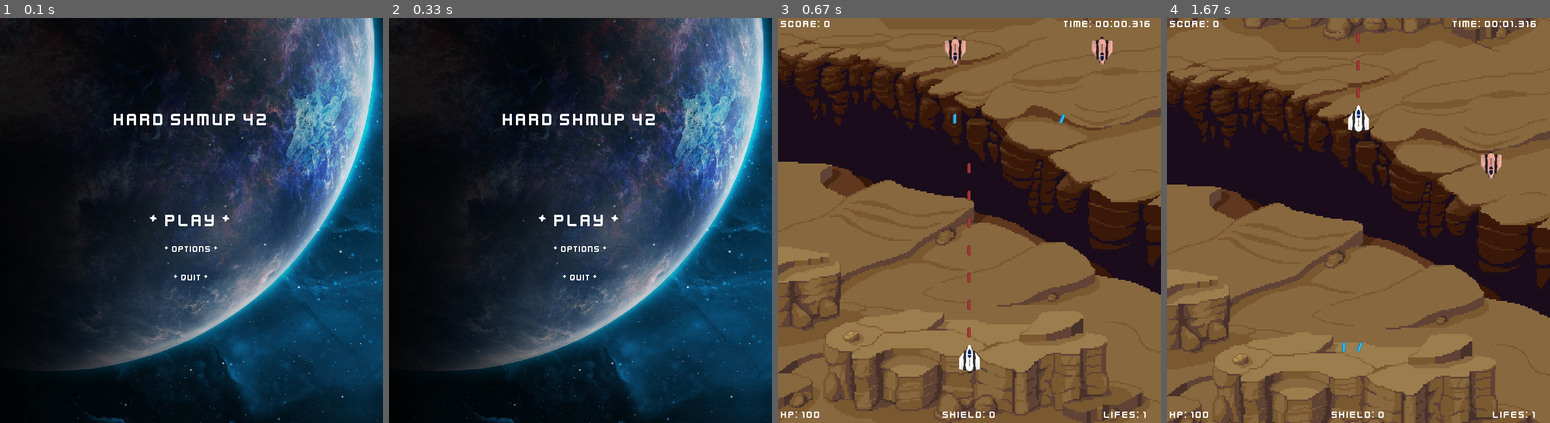
Above: before the commit, frames 1-4 (left to right).
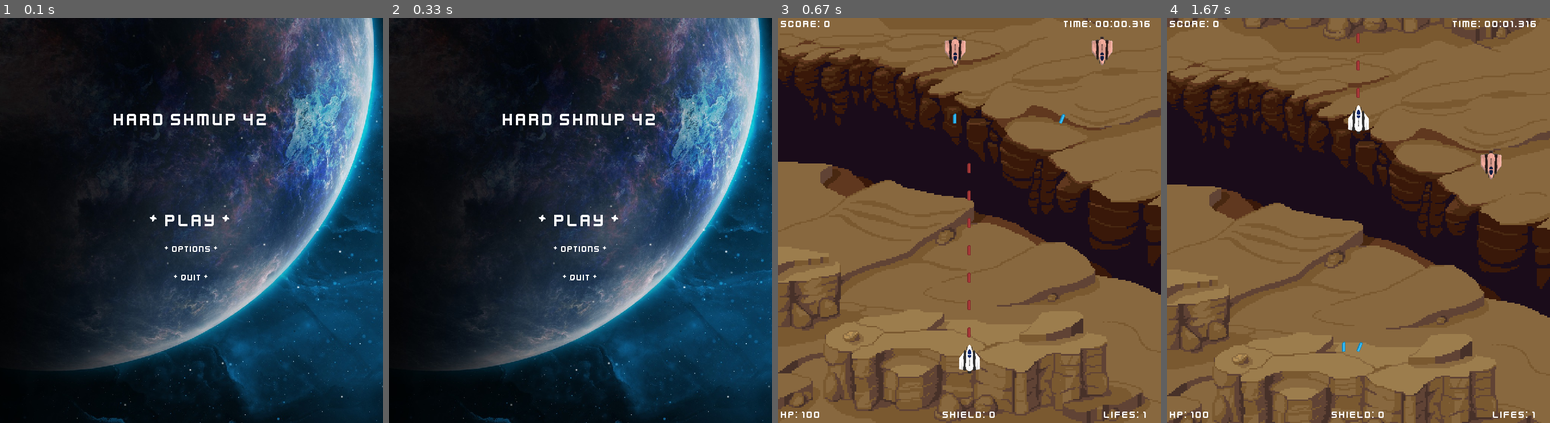
Above: after the commit, the same moments.

Repository: 2ndcouteau/Py_shmup
Game: pygame game, started from srcs/main.py
The game is run twice, just before and just after one commit, with the same random seed, the same clock (stepped at 60 frames per second) and the same inputs.
Inputs:
- Up to frame 1 (0.1 s): no input
- Up to frame 2 (0.33 s): no input
- Up to frame 3 (0.67 s): tap Enter at 0.33 s
- Up to frame 4 (1.67 s): hold Up 0.67-1.13 s; tap Backspace at 1.17 s; tap Enter at 1.5 s

The runs differ from the first frame. In frame 1, 2.3% of the frame differs, in the area x 14-100%, y 0-100%; in frame 2, 9.4%, in the area x 15-100%, y 0-100%; in frame 3, nothing differs; in frame 4, nothing differs.

Commit message:
[UPDATE] Clean Background Class and adapt it as other entities classes [ADD] Main menu Background move()

Diff:
--- a/srcs/class_Background.py
+++ b/srcs/class_Background.py
@@ -5,6 +5,8 @@
 
 from class_Entities	import Entities
 from constants		import (X_WINDOW, Y_WINDOW,
+							DOWN, RIGHT, LEFT,
+							BACKGROUND_DELAY,
 							IMG_LEVEL1_BACKGROUND,
 							IMG_MAIN_MENU_BACKGROUND,
 							IMG_LEVEL_MENU_BACKGROUND_FULL,
@@ -13,14 +15,23 @@
 							BLACK)
 
 class Background(Entities):
+	def __init__(self, g):
+		Entities.__init__(self, _hp = None, _lives = None, _speed = 1, _type = NEUTRAL)
+		self.g = g
+
+	def move(self, direction):
+		self.rect = self.rect.move(direction[0] * self.speed, direction[1] * self.speed * self.g.speed_game)
+
+class Backgrounds():
 	def __init__(self):
-		Entities.__init__(self, _hp = None, _lives = None, _speed = 1, _type = NEUTRAL)
-
+		self.backgrounds = []
 
 class Level_background(Background):
-	def __init__(self, g, pos, image_file, mode):
-		Background.__init__(self)
+	def __init__(self, g, pos=(0, 0), image_file=IMG_LEVEL1_BACKGROUND):
+		Background.__init__(self, g)
+
 		self.image = image_file.convert()
+
 		self.size = self.image.get_size()
 
 		scale_x = float(X_WINDOW) / self.size[0]
@@ -35,13 +46,20 @@
 		g.all_sprites.add(self)
 		g.sprites_level_backgrounds.add(self)
 
-class Main_menu_background(Background):
-	def __init__(self, g, pos, image_file, mode):
-		Background.__init__(self)
+	def update(self):
+		self.move(DOWN)
+
+		if (self.rect.top >= Y_WINDOW):
+			self.rect.top = -Y_WINDOW
 
 
+class Main_menu_background(Background):
+	def __init__(self, g, pos=(0, 0), image_file=IMG_MAIN_MENU_BACKGROUND):
+		Background.__init__(self, g)
+		self.timer_move = BACKGROUND_DELAY
 		self.image = image_file.convert()
 
+		self.direction = LEFT
 		self.size = self.image.get_size()
 		scale_y = float(Y_WINDOW) / self.size[1]
 		self.size = (self.size[0] * scale_y, self.size[1] * scale_y)
@@ -54,9 +72,21 @@
 		g.all_sprites.add(self)
 		g.sprites_main_menu_backgrounds.add(self)
 
+	def update(self):
+		if (self.rect.left >= 0):
+			self.direction = LEFT
+		elif (self.rect.right <= X_WINDOW):
+			self.direction = RIGHT
+
+		self.timer_move -= self.g.dt
+		if (self.timer_move <- 0):
+			self.move(self.direction)
+			self.timer_move = BACKGROUND_DELAY
+
+
 class Level_menu_background(Background):
-	def __init__(self, g, pos, image_file, mode, opacity=255):
-		Background.__init__(self)
+	def __init__(self, g, pos, image_file, opacity=255):
+		Background.__init__(self, g)
 
 		self.image = image_file
 
@@ -70,3 +100,29 @@
 
 		g.all_sprites.add(self)
 		g.sprites_level_menu_backgrounds.add(self)
+
+class Main_menu_backgrounds():
+	def __init__(self, g):
+		Backgrounds.__init__(self)
+
+		self.backgrounds.insert(0, Main_menu_background(g, (0, 0), IMG_MAIN_MENU_BACKGROUND))
+
+class Level_backgrounds(Backgrounds):
+	def __init__(self, g):
+		Backgrounds.__init__(self)
+
+		self.backgrounds.insert(0, Level_background(g, (0, 0), IMG_LEVEL1_BACKGROUND))
+		self.backgrounds.insert(1, Level_background(g, (0, -Y_WINDOW), IMG_LEVEL1_BACKGROUND))
+
+	def reinitialization(self, g):
+		g.all_sprites.add(g.sprites_level_backgrounds)
+
+		g.level_backgrounds.backgrounds[0].rect.top = 0
+		g.level_backgrounds.backgrounds[1].rect.top = -Y_WINDOW
+
+class Level_menu_backgrounds(Backgrounds):
+	def __init__(self, g):
+		Backgrounds.__init__(self)
+
+		self.backgrounds.insert(0, Level_menu_background(g, (0, 0), IMG_LEVEL_MENU_BACKGROUND_FULL, opacity=100))
+		self.backgrounds.insert(1, Level_menu_background(g, (X_WINDOW / 4, Y_WINDOW / 4), IMG_LEVEL_MENU_BACKGROUND_TIER, opacity=150))
--- a/srcs/class_Game.py
+++ b/srcs/class_Game.py
@@ -11,7 +11,7 @@
 from class_Player		import Player
 from class_Enemy		import Enemy
 from class_Items		import Items
-from class_Background	import Level_background, Level_menu_background, Main_menu_background
+from class_Background	import Level_backgrounds, Level_menu_backgrounds, Main_menu_backgrounds
 from class_Text			import Text_main_menu, Text_level_menu, Text_level
 from class_Menu			import Main_menu, Level_menu, Death_menu, Gameover_menu, Opt_level_menu
 
@@ -50,6 +50,7 @@
 		self.sprites_level_menu_backgrounds = pygame.sprite.Group()
 		self.sprites_main_menu_backgrounds = pygame.sprite.Group()
 
+
 		self.sprites_level_text = pygame.sprite.Group()
 		self.sprites_level_menu_text = pygame.sprite.Group()
 		self.sprites_main_menu_text = pygame.sprite.Group()
@@ -119,17 +120,6 @@
 		self.previous_mode = F_MAIN_MENU
 
 
-		# Init all backgrounds:
-		self.level_backgrounds = []
-		self.level_backgrounds.append(Level_background(self, (0, 0), IMG_LEVEL1_BACKGROUND, F_GAME))
-		self.level_backgrounds.append(Level_background(self, (0, -Y_WINDOW), IMG_LEVEL1_BACKGROUND, F_GAME))
-
-		self.main_menu_backgrounds = []
-		self.main_menu_backgrounds.append(Main_menu_background(self, (0, 0), IMG_MAIN_MENU_BACKGROUND, F_MAIN_MENU))
-
-		self.level_menu_backgrounds = []
-		self.level_menu_backgrounds.append(Level_menu_background(self, (0, 0), IMG_LEVEL_MENU_BACKGROUND_FULL, F_LEVEL_MENU, opacity=100))
-		self.level_menu_backgrounds.append(Level_menu_background(self, (X_WINDOW / 4, Y_WINDOW / 4), IMG_LEVEL_MENU_BACKGROUND_TIER, F_LEVEL_MENU, opacity=150))
 
 		self.explosion_imgs = []
 		self.explosion_imgs.append(self.load_sprites(IMG_EXPLOSION1, width=256, height=256, ratio=1/3))
@@ -138,22 +128,21 @@
 
 
 
+		# Init Player:
 		self.player = Player(self)
 
-		# Level_text(self, "Hello  Game  !!", (0, 0))
-		# Level_menu_text(self, "** Main menu **", (self.level_menu_backgrounds[1].rect.x, 0), cx=True)
-		# self.text_main_menu = Text_main_menu()
-		# self.text_level_menu = Text_level_menu()
-		# self.text_game_level = Text_game_level(self)
-
+		# Init all backgrounds:
+		self.level_backgrounds = Level_backgrounds(self)
+		self.level_menu_backgrounds = Level_menu_backgrounds(self)
+		self.main_menu_backgrounds = Main_menu_backgrounds(self)
+
+		# Init all Menu:
 		self.level_text = Text_level(self)
 		self.level_menu = Level_menu(self)
 		self.main_menu = Main_menu(self)
 		self.death_menu = Death_menu(self)
 		self.gameover_menu = Gameover_menu(self)
 		self.opt_level_menu = Opt_level_menu(self)
-
-		# Main_menu_text(self, "* Menu *", (X_WINDOW / 2, Y_WINDOW /2), cx=True)
 
 		# self.neutrals = []
 
@@ -213,12 +202,6 @@
 			print("Player Collide with Items !")
 
 
-	def level_backgrounds_reinitialization(self):
-		self.all_sprites.add(self.level_backgrounds[0])
-		self.all_sprites.add(self.level_backgrounds[1])
-		self.level_backgrounds[0].rect.y = 0
-		self.level_backgrounds[1].rect.y = -Y_WINDOW
-
 	def continue_level(self):
 		self.player.continue_level(self)
 		self.sprites_enemies_shoots.empty()
@@ -234,7 +217,8 @@
 		self.sprites_items.empty()
 
 		self.player.init_level(self)
-		self.level_backgrounds_reinitialization()
+		self.level_backgrounds.reinitialization(self)
+		# self.level_backgrounds_reinitialization()
 
 	def restart_game(self):
 		# Clear all Useless sprites lists
@@ -246,4 +230,5 @@
 		self.sprites_items.empty()
 
 		self.player.init_game(self)
-		self.level_backgrounds_reinitialization()
+		self.level_backgrounds.reinitialization(self)
+		# self.level_backgrounds_reinitialization()
--- a/srcs/class_Layout.py
+++ b/srcs/class_Layout.py
@@ -4,7 +4,6 @@
 import pygame
 from pygame.locals	import *
 
-from class_Background	import Background
 from constants			import (Y_WINDOW, X_WINDOW,
 								F_MAIN_MENU, F_GAMEOVER_MENU,
 								FONT)
@@ -14,17 +13,7 @@
 		self.timer = 0 # 1seconde
 		self.dt = 0
 
-	def scroll_level_background(g):
-		g.level_backgrounds[0].rect.y += 1
-		g.level_backgrounds[1].rect.y += 1
-
-		if g.level_backgrounds[0].rect.y >= Y_WINDOW:
-			g.level_backgrounds[0].rect.y = -Y_WINDOW
-		if g.level_backgrounds[1].rect.y >= Y_WINDOW:
-			g.level_backgrounds[1].rect.y = -Y_WINDOW
-
 	def draw_level_sprites(self, g):
-		# Draw All Spirte list
 		# g.all_sprites.draw(g.window)
 		g.sprites_level_backgrounds.draw(g.window)
 		g.sprites_players.draw(g.window)
@@ -32,39 +21,28 @@
 		g.sprites_enemies_shoots.draw(g.window)
 		g.sprites_allies_shoots.draw(g.window)
 		g.sprites_items.draw(g.window)
-		# g.sprites_level_text.draw(g.window)
+		g.sprites_explosions.draw(g.window)
+		g.level_text.draw_text(g.window)
 
-		# print(g.sprites_explosions)
-		g.sprites_explosions.draw(g.window)
-
-		# g.sprites_hitbox.draw(g.window)
+		pygame.display.flip()
 		# g.sprites_neutrals.draw(g.window)
 
 			# Refresh ALL the Display
 				# update() is faster than flip()
 			# pygame.display.update(g.all_sprites_list)
 
-		g.level_text.draw_text(g.window)
-		pygame.display.flip()
 
 	def draw_level_menu_sprites(self, g):
-
 		g.sprites_level_backgrounds.draw(g.window)
 		g.sprites_players.draw(g.window)
 		g.sprites_enemies.draw(g.window)
 		g.sprites_items.draw(g.window)
-
-		# g.sprites_level_text.draw(g.window)
-
 		g.sprites_level_menu_backgrounds.draw(g.window)
-		# g.sprites_level_menu_text.draw(g.window)
 
 		g.level_menu.text.draw_text(g.window)
 		pygame.display.flip()
 
-
 	def draw_opt_level_menu_sprites(self, g):
-
 		if (g.previous_mode == F_MAIN_MENU) :
 			g.sprites_main_menu_backgrounds.draw(g.window)
 		else :
@@ -76,36 +54,27 @@
 				g.sprites_items.draw(g.window)
 
 		g.opt_level_menu.text.draw_text(g.window)
+
 		pygame.display.flip()
 
-
 	def draw_death_menu_sprites(self, g):
-
 		g.sprites_level_backgrounds.draw(g.window)
 		g.sprites_players.draw(g.window)
 		g.sprites_enemies.draw(g.window)
+		g.sprites_level_menu_backgrounds.draw(g.window)
+		g.death_menu.text.draw_text(g.window)
 
-		g.sprites_level_menu_backgrounds.draw(g.window)
-		# g.sprites_level_menu_text.draw(g.window)
-
-		g.death_menu.text.draw_text(g.window)
 		pygame.display.flip()
 
 	def draw_gameover_menu_sprites(self, g):
+		g.sprites_level_backgrounds.draw(g.window)
+		g.sprites_level_menu_backgrounds.draw(g.window)
+		g.gameover_menu.text.draw_text(g.window)
 
-		g.sprites_level_backgrounds.draw(g.window)
-
-		g.sprites_level_menu_backgrounds.draw(g.window)
-
-		g.gameover_menu.text.draw_text(g.window)
 		pygame.display.flip()
 
 	def draw_main_menu_sprites(self, g):
-
-
 		g.sprites_main_menu_backgrounds.draw(g.window)
-		# g.sprites_main_menu_text.draw(g.window)
-
 		g.main_menu.text.draw_text(g.window)
 
 		pygame.display.flip()
--- a/srcs/constants.py
+++ b/srcs/constants.py
@@ -128,6 +128,8 @@
 SLOW_SPEED_GAME = 0.5
 SLOWMOTION_TIME = 5000
 
+## Background speed
+BACKGROUND_DELAY = 40
 
 #############################
 ## ARRAY GAME LINE POSITION #
--- a/srcs/main.py
+++ b/srcs/main.py
@@ -26,9 +26,10 @@
 			# g.window.fill((0,0,0))
 			g.generate_enemies()
 			Event.manage(Event, g)
-			Layout.scroll_level_background(g)
 
 			print("nb_shoot == " + str(len(g.sprites_allies_shoots)))
+			# Layout.scroll_level_background(g)
+			g.sprites_level_backgrounds.update()
 			g.sprites_allies_shoots.update()
 			g.sprites_enemies_shoots.update()
 			g.sprites_enemies.update()
@@ -62,8 +63,11 @@
 			g.level_menu.text.update()
 
 		elif (g.mode is F_MAIN_MENU):
+
+			g.sprites_main_menu_backgrounds.update()
 			Layout.draw_main_menu_sprites(Layout, g)
 			Event.manage(Event, g)
+			# g.sprites_main_menu_backgrounds.update()
 			g.main_menu.text.update()
 
 		elif (g.mode is F_OPTIONS_LEVEL):
